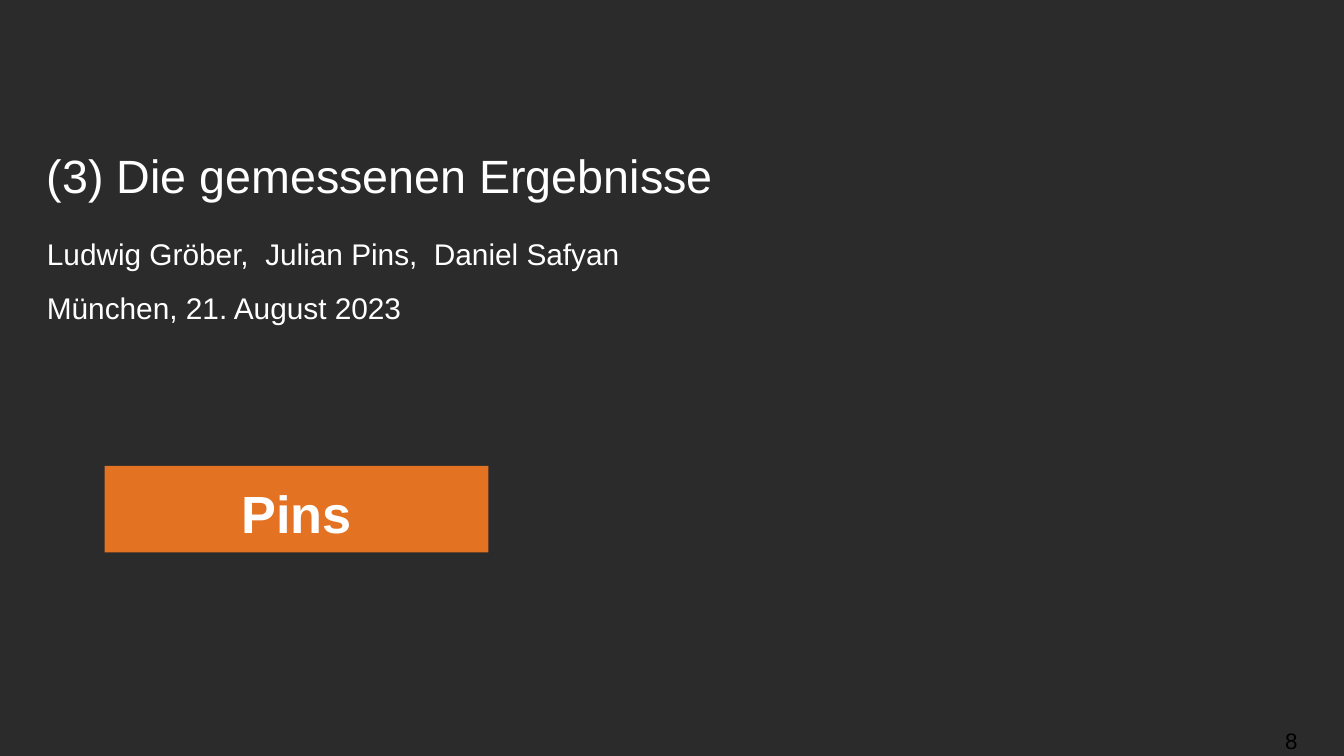
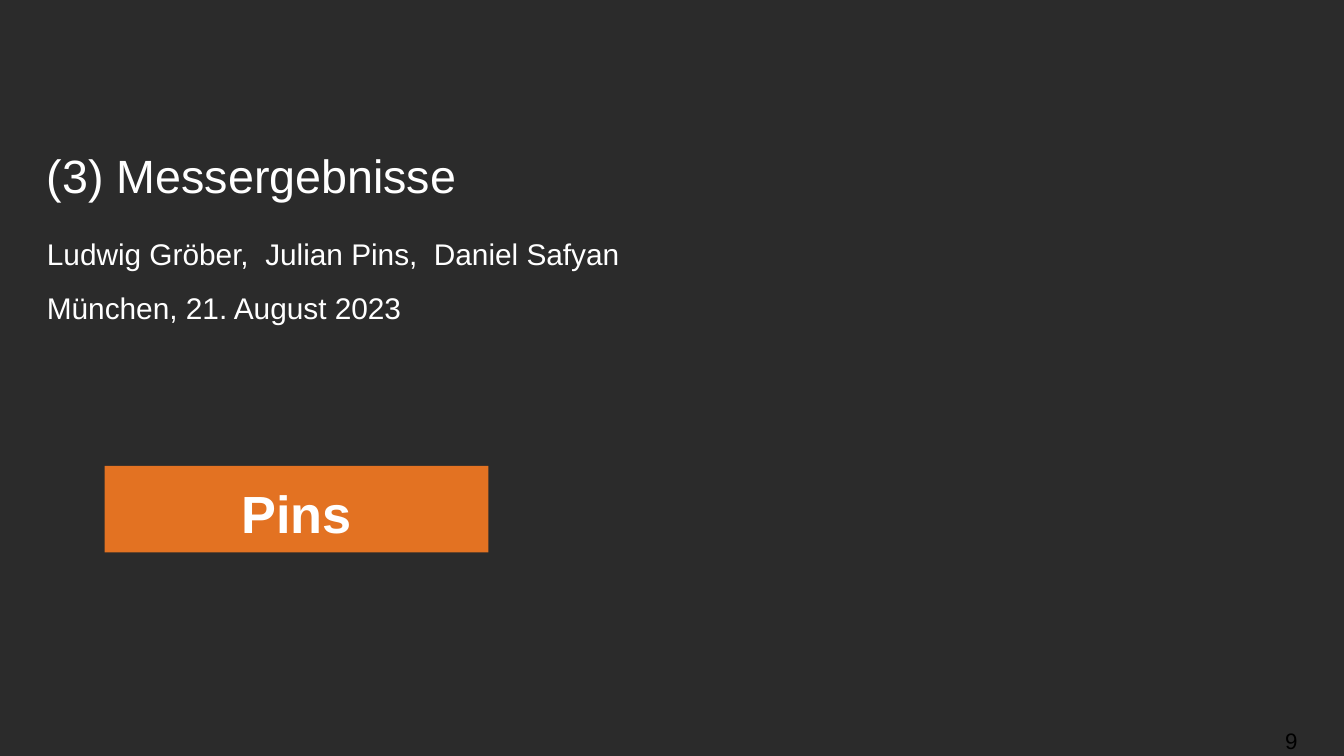
Before and after one commit to ludwiggr/ArSinH, a slide deck: slide 9 of Vortrag/Vortrag.pptx (slide 8 before the commit). Drawn at 1344x756 pixels with LibreOffice and Linux fonts; fonts in the diff are those of the drawing; background and template pictures are left out; a plain dark background stands for a picture behind light text. Boxes give left, top, right and bottom in pixels: in the first picture for what was removed or moved away, otherwise in the second. Text is boxed around its words. In the diff, an @@ line names an element or a change of style, - is before the commit and + after.

```diff
--- a/Vortrag/Vortrag.pptx
+++ b/Vortrag/Vortrag.pptx
@@ title at <box>47,159,456,202</box>: text changed @@
-(3) Die gemessenen Ergebnisse
+(3) Messergebnisse
@@ page number at <box>1285,734,1297,749</box>: text changed @@
-8
+9
```
Also in this commit, not shown: 2 other slides changed, 2 slides added, 2 other files.
